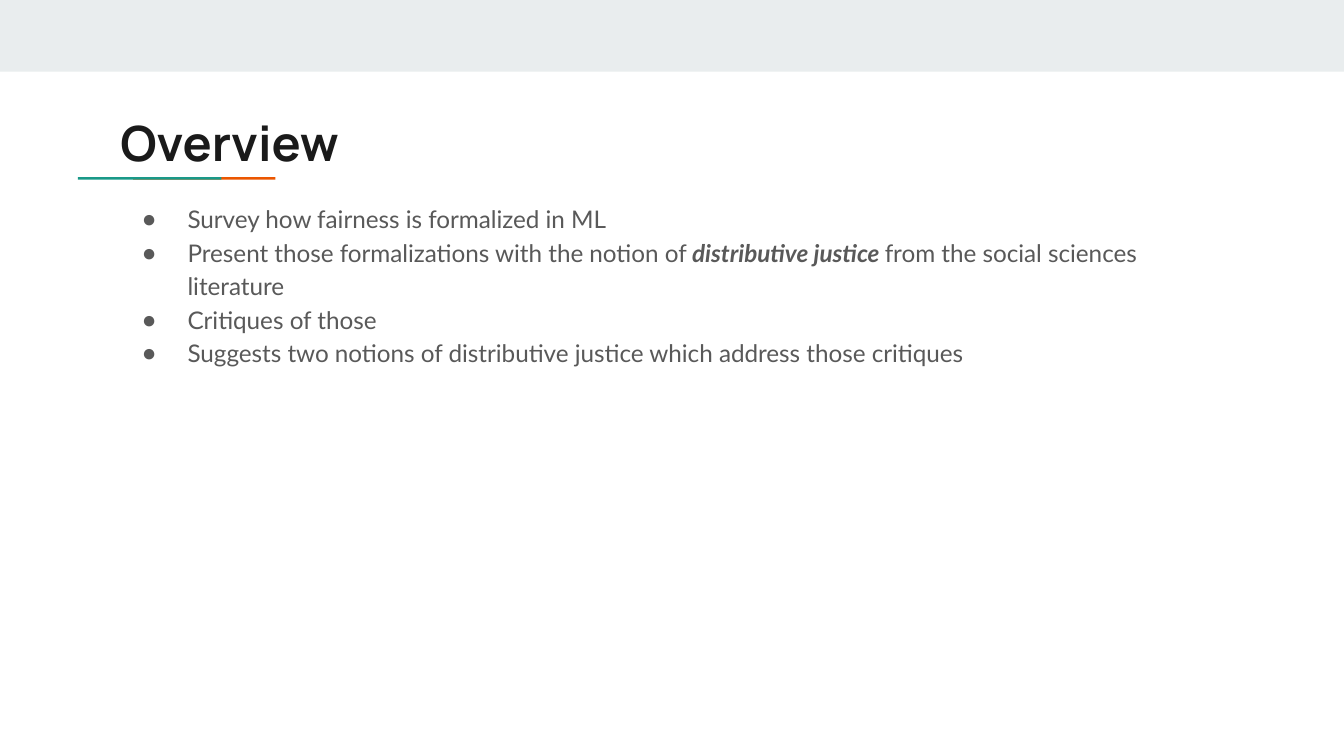
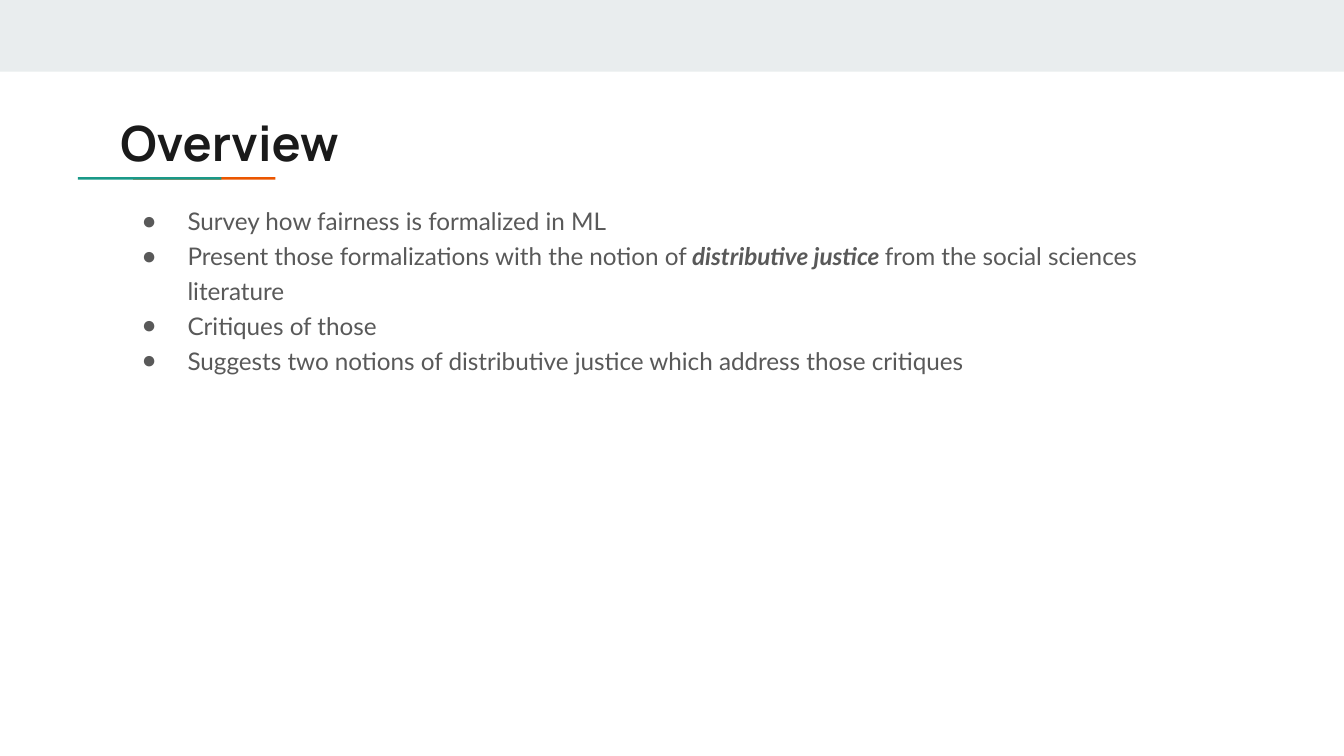
Before and after one commit to aisecure/aisecure.github.io, a slide deck: slide 10 of TEACHING/files/2019/1114/Fairness_Ankit.pptx. Drawn at 1344x756 pixels with LibreOffice and Linux fonts; fonts in the diff are those of the drawing. Boxes give left, top, right and bottom in pixels: in the first picture for what was removed or moved away, otherwise in the second. Text is boxed around its words. In the diff, an @@ line names an element or a change of style, - is before the commit and + after.

```diff
--- a/TEACHING/files/2019/1114/Fairness_Ankit.pptx
+++ b/TEACHING/files/2019/1114/Fairness_Ankit.pptx
@@ text "Survey how fairness is formalized ..." at (188,212,1137,375): line spacing 1.15 to 1.2 @@
```
Also in this commit, not shown: 12 other slides changed, 1 slide added, 1 other file.
